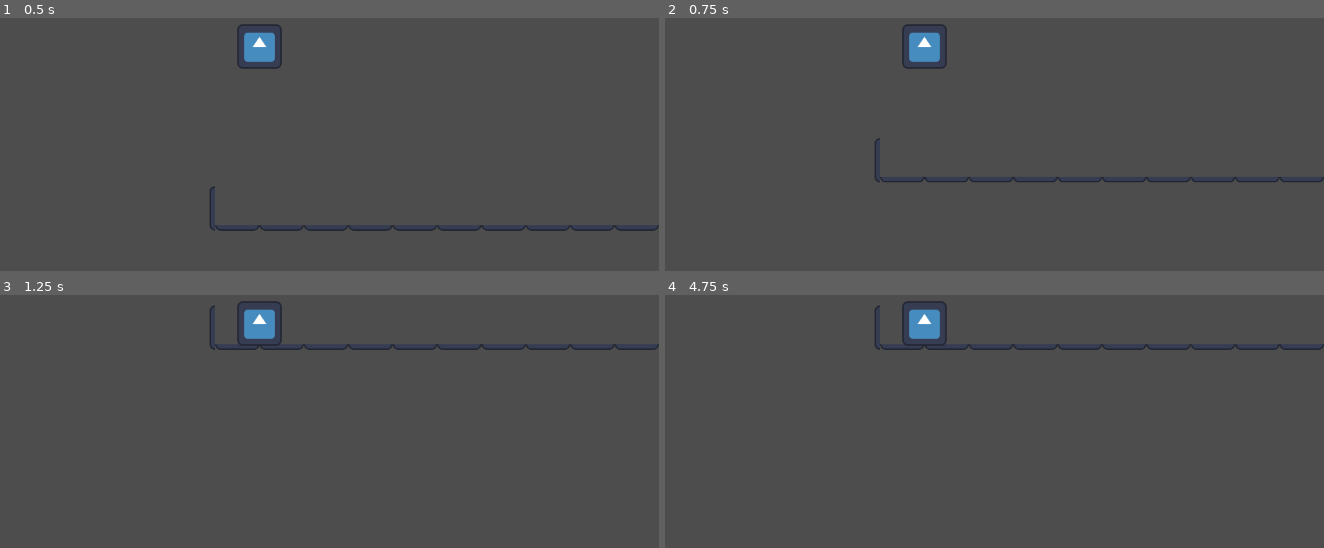
Above: before the commit, frames 1-4 (two rows, left to right).
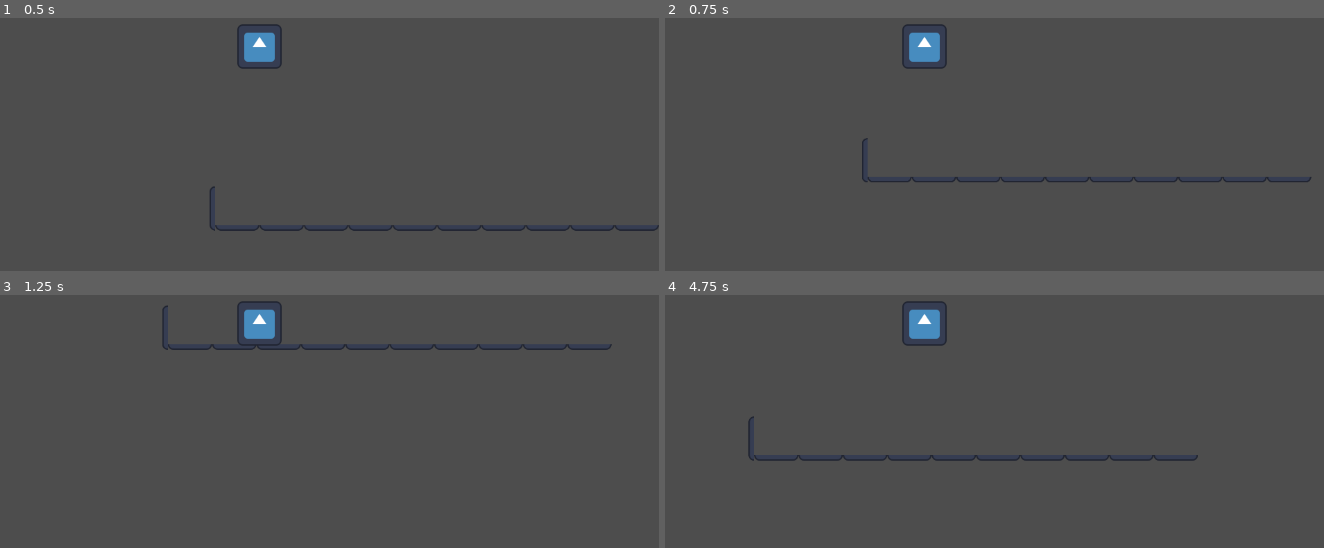
Above: after the commit, the same moments.

Repository: Thorym1991/godot-systems-lab
Game: Godot game, scene res://Demo/player_state_demo/Plattformer/TestWorldPF.tscn
Two runs of this game, one before a commit and one after it. Both use one fixed random seed, a clock stepped at 60 frames per second and the inputs below. Before the commit the project has no main scene; this scene is started directly in both runs. The engine's default icon, where the game draws it, is replaced by a stand-in: a white triangle on a blue panel in a dark square.
Inputs:
- Up to frame 1 (0.5 s): no input
- Up to frame 2 (0.75 s): tap Enter (ui_accept) at 0.5 s; hold Right (move_right, bound only after the commit) from 0.53 s (still down); hold Space (jump, bound only after the commit) from 0.53 s (still down)
- Up to frame 3 (1.25 s): keep holding Right (move_right, bound only after the commit); keep holding Space (jump, bound only after the commit)
- Up to frame 4 (4.75 s): release Space (jump, bound only after the commit) at 1.28 s; tap Space (jump, bound only after the commit) at 1.35, 1.52, 1.82, 2.85, 3.02, 3.32, 4.35, 4.52 s; release Right (move_right, bound only after the commit) at 2.03 s; hold Left (move_left, bound only after the commit) 2.03-2.78 s; hold Space (jump, bound only after the commit) 2.03-2.78 s; tap Enter (ui_accept) at 2.75, 3.5, 4.25 s; hold Right (move_right, bound only after the commit) 2.78-4.28 s; hold Space (jump, bound only after the commit) 3.53-4.28 s; hold Left (move_left, bound only after the commit) from 4.28 s (still down)

Frame 1 is identical in both runs. In frame 2, 0.3% of the frame differs, in the area x 29-100%, y 47-65%; in frame 3, 0.3%; in frame 4, 1.3%, in the area x 12-100%, y 4-66%.

Commit message:
feat(core): added GlobalSignals singleton and updated project settings

Diff:
--- /dev/null
+++ b/core/globals/GlobalSignals.gd
@@ -0,0 +1,5 @@
+extends Node
+class_name GlobalSignals
+
+signal player_interacted(target: Node)
+signal interaction_target_changed(target: Node)
--- a/project.godot
+++ b/project.godot
@@ -11,8 +11,13 @@
 [application]
 
 config/name="Godot Systems Lab"
+run/main_scene="uid://dd14uk7cx7n70"
 config/features=PackedStringArray("4.4", "Forward Plus")
 config/icon="res://icon.svg"
+
+[autoload]
+
+globalsignals="*res://core/globals/GlobalSignals.gd"
 
 [file_customization]
 
@@ -22,3 +27,21 @@
 "res://Systems/": "teal",
 "res://core/": "purple"
 }
+
+[input]
+
+move_left={
+"deadzone": 0.2,
+"events": [Object(InputEventKey,"resource_local_to_scene":false,"resource_name":"","device":-1,"window_id":0,"alt_pressed":false,"shift_pressed":false,"ctrl_pressed":false,"meta_pressed":false,"pressed":false,"keycode":0,"physical_keycode":4194319,"key_label":0,"unicode":0,"location":0,"echo":false,"script":null)
+]
+}
+move_right={
+"deadzone": 0.2,
+"events": [Object(InputEventKey,"resource_local_to_scene":false,"resource_name":"","device":-1,"window_id":0,"alt_pressed":false,"shift_pressed":false,"ctrl_pressed":false,"meta_pressed":false,"pressed":false,"keycode":0,"physical_keycode":4194321,"key_label":0,"unicode":0,"location":0,"echo":false,"script":null)
+]
+}
+jump={
+"deadzone": 0.2,
+"events": [Object(InputEventKey,"resource_local_to_scene":false,"resource_name":"","device":-1,"window_id":0,"alt_pressed":false,"shift_pressed":false,"ctrl_pressed":false,"meta_pressed":false,"pressed":false,"keycode":0,"physical_keycode":32,"key_label":0,"unicode":32,"location":0,"echo":false,"script":null)
+]
+}
Not shown, added: core/globals/GlobalSignals.gd.uid
